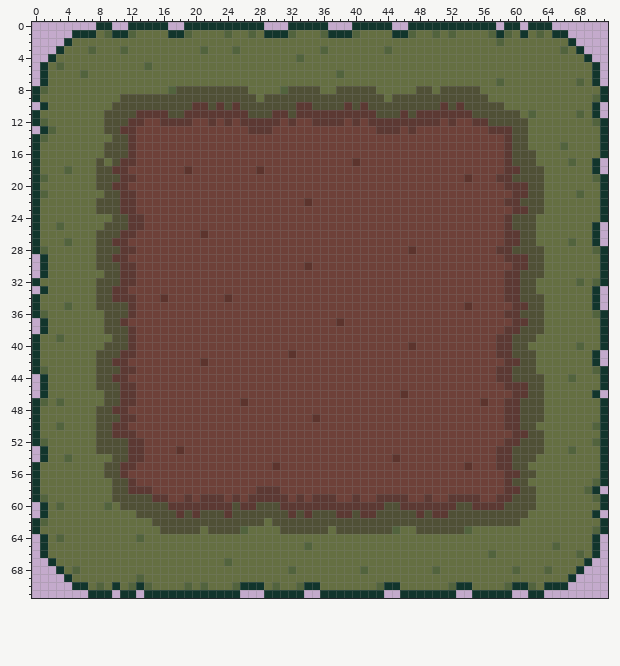
Sprite sheet: Frogger/Assets/Sprites/GroundTileset.png. Above: the version before the commit.
The file is 72x72 pixels.
After:
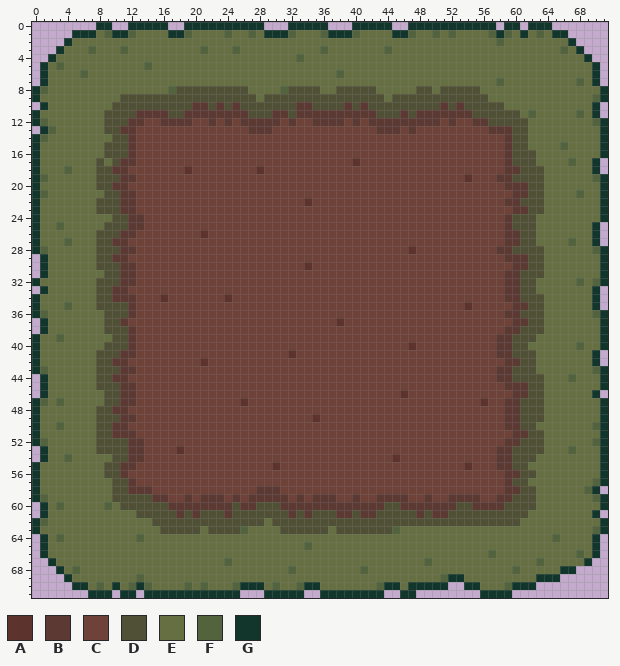
Palette (. is transparent): A #5c342d  B #5c3933  C #6e4139  D #505036  E #656f42  F #52633d  G #12352c
The exact change:
Changed rows in their new state; - is an unchanged pixel.
first column x 47:
63 -EEEEEEE--------------
64 ------------------F---
65 ------------------E---
67 --F-------------F-----
68 ---E-------------E-GG.
69 ----FGG---------GGG..-
70 GGGGG..-G------G....--
71 -.....--.------..-----
